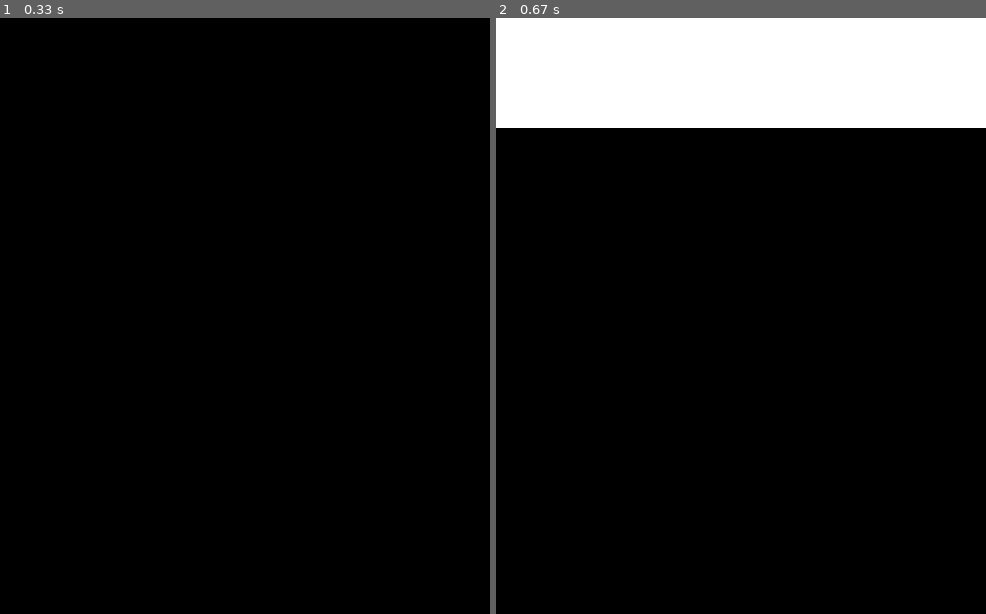
Above: before the commit, frames 1-2 (left to right).
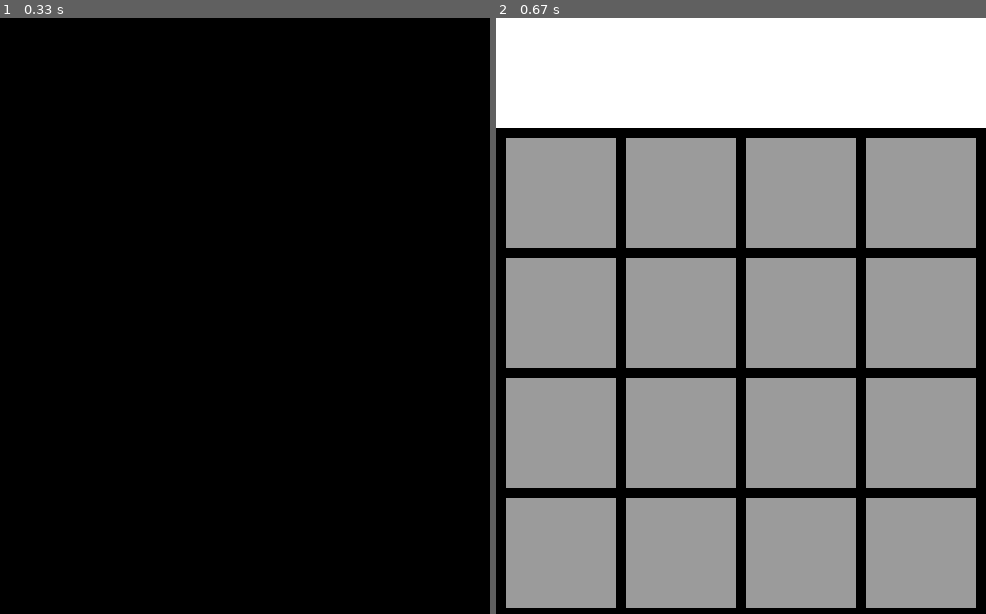
Above: after the commit, the same moments.

Repository: Roman-Blokhin/Python
Game: pygame game, started from my_code/game_2048/main.py
Two runs of this game, one before a commit and one after it. Both use one fixed random seed, a clock stepped at 60 frames per second and the inputs below.
Inputs:
- Up to frame 1 (0.33 s): no input
- Up to frame 2 (0.67 s): tap Enter at 0.33 s

Frame 1 is identical in both runs. In frame 2, 66% of the frame differs, in the area x 2-98%, y 20-99%.

Commit message:
6. Pygame. 2048. Отображение игрового поля на экране

Diff:
--- a/my_code/game_2048/main.py
+++ b/my_code/game_2048/main.py
@@ -43,6 +43,13 @@
             sys.exit(0)
         elif event.type == pygame.KEYDOWN:  # 12.2 обработка события - нажатие на любую клавишу
             pygame.draw.rect(screen, WHITE, TITLE_REC)
+            # 13. рисуем квадраты игрового поля
+            for row in range(BLOCK):
+                for column in range(BLOCK):
+                    w = column * SIZE_BLOCK + (column+1) * MARGIN
+                    h = (row * SIZE_BLOCK + (row+1) * MARGIN) + 110
+                    pygame.draw.rect(screen, GRAY, (w, h, SIZE_BLOCK, SIZE_BLOCK))
+
             # 12.3 переносим данные цикла в это условие
             # input()
             empty = get_empty_list(mas)  # 8.1 переменная, которая принимает список пустых ячеек
